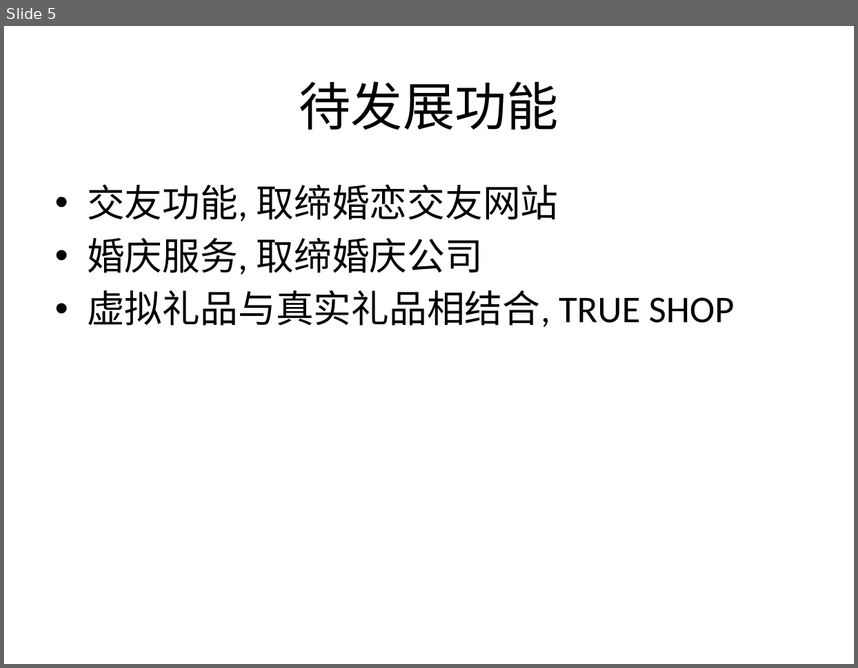
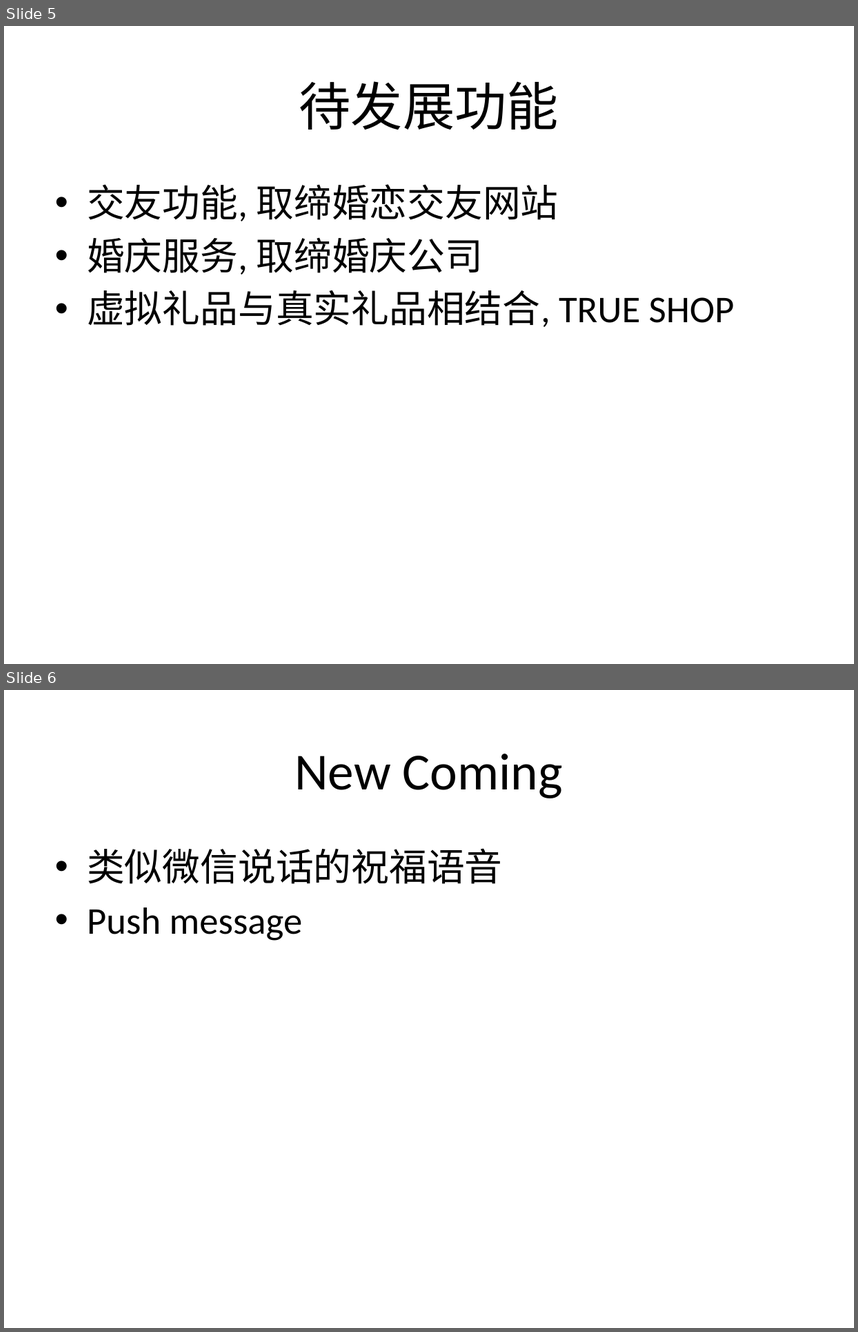
Before and after one commit to courave/PostMarry, a slide deck: documentation/PostMarry.pptx. Shown one above the other, each under a label of ours: slide 5 before the commit, slides 5 and 6 after it. The pictures are 858x668 and 858x1332 pixels, drawn with LibreOffice and Linux fonts; fonts in the diff are those of the drawing. Boxes give left, top, right and bottom in pixels: in the first picture for what was removed or moved away, otherwise in the second. Text is boxed around its words. In the diff, an @@ line names an element or a change of style, - is before the commit and + after.

Commit message:
add "new coming" page
new function needed I think
类似微信说话的祝福语音
push message

```diff
--- a/documentation/PostMarry.pptx
+++ b/documentation/PostMarry.pptx
@@ slide 6 added at (4,690,854,1328), background #FFFFFF @@
@@ title added at (294,753,563,798), 44 pt, text #000000 @@
+New Coming
@@ text added at (87,848,503,940), 32 pt, text #000000 @@
+• 类似微信说话的祝福语音
+• Push message
```
